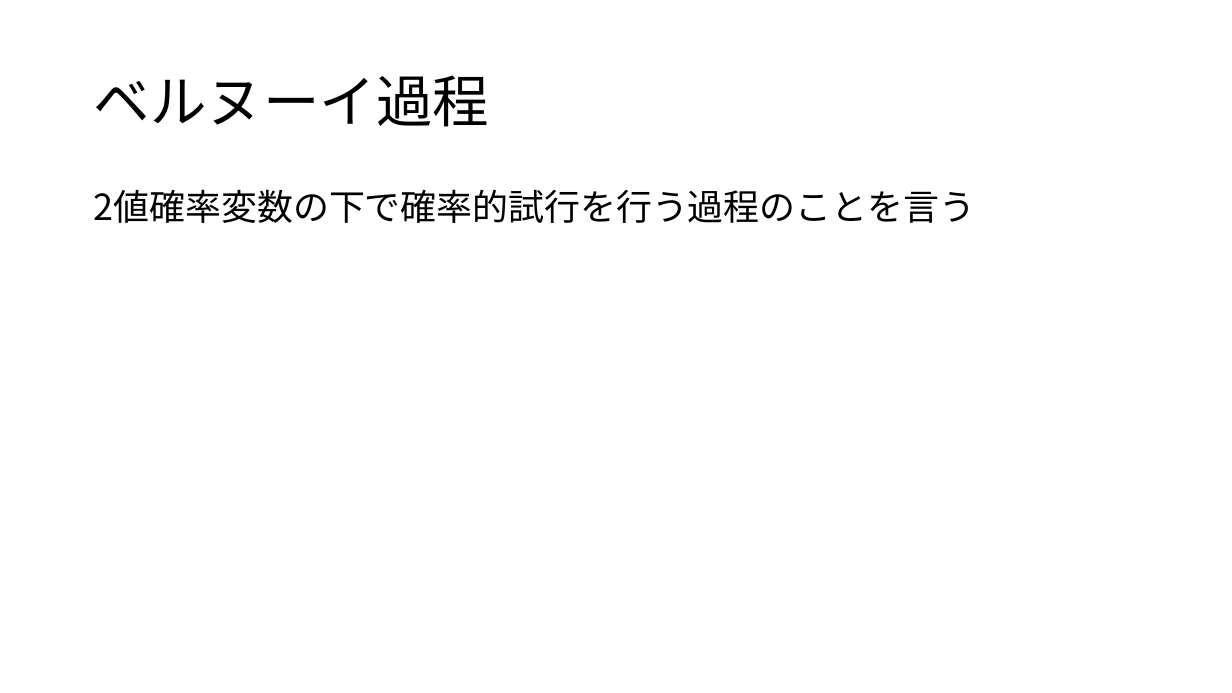
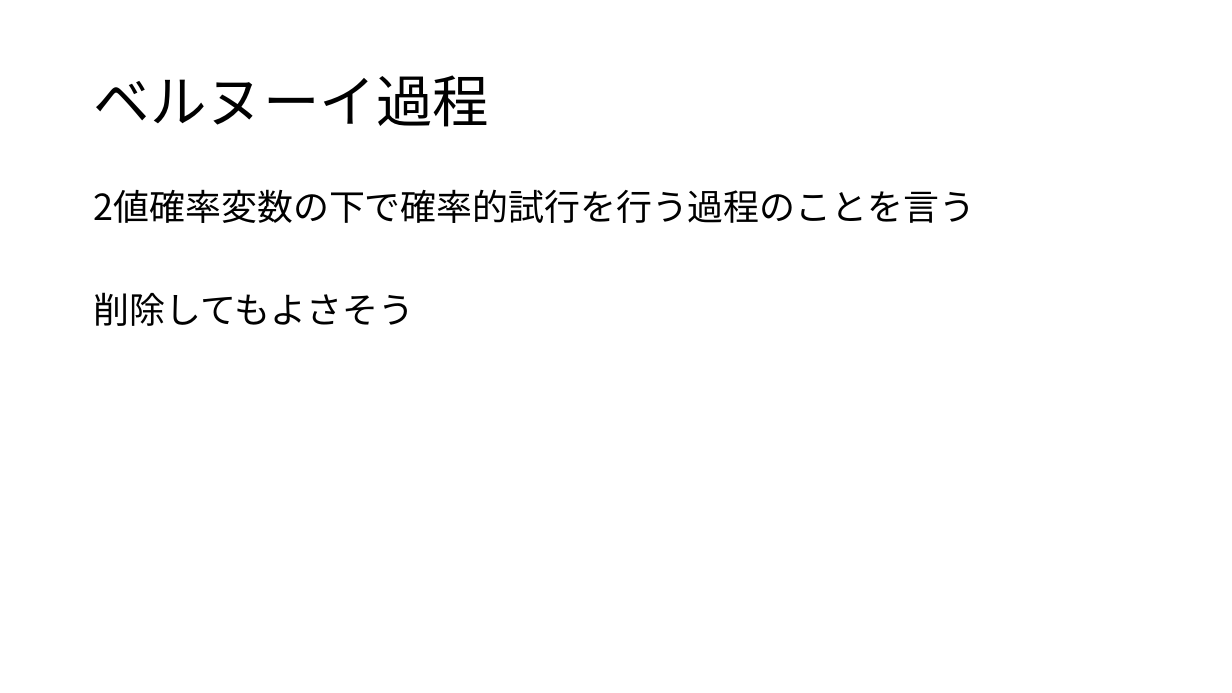
Before and after one commit to kamase14/jikken_2, a slide deck: slide 2 of slide.pptx. Drawn at 1232x693 pixels with LibreOffice and Linux fonts; fonts in the diff are those of the drawing. Boxes give left, top, right and bottom in pixels: in the first picture for what was removed or moved away, otherwise in the second. Text is boxed around its words. In the diff, an @@ line names an element or a change of style, - is before the commit and + after.

```diff
--- a/slide.pptx
+++ b/slide.pptx
@@ text at box(94, 292, 414, 326): paragraph added @@
+削除してもよさそう
```
Also in this commit, not shown: 3 other slides changed, 8 slides added, 4 slides removed.
